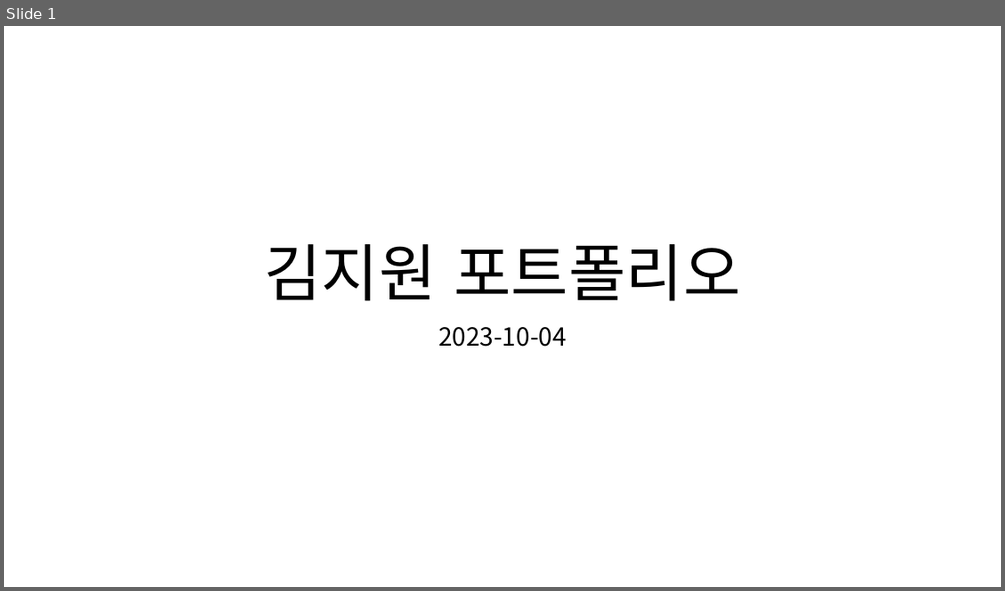
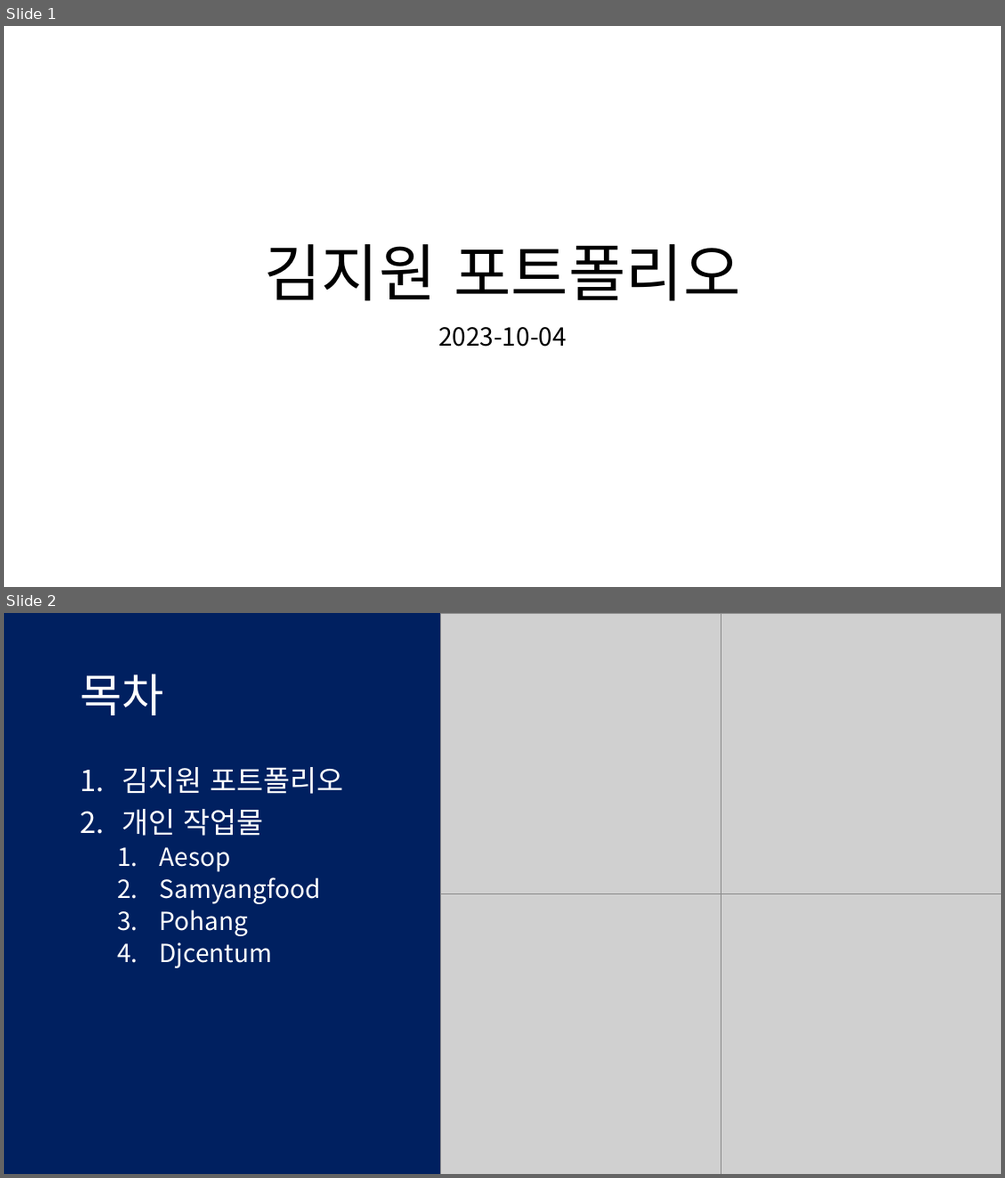
Before and after one commit to benibecan/---, a slide deck: 발표자료.pptx. Shown one above the other, each under a label of ours: slide 1 before the commit, slides 1 and 2 after it. The pictures are 1005x591 and 1005x1178 pixels, drawn with LibreOffice and Linux fonts; fonts in the diff are those of the drawing; grey boxes stand for pictures. Boxes give left, top, right and bottom in pixels: in the first picture for what was removed or moved away, otherwise in the second. Text is boxed around its words. In the diff, an @@ line names an element or a change of style, - is before the commit and + after.

```diff
--- a/발표자료.pptx
+++ b/발표자료.pptx
@@ slide 2 added at box(4, 613, 1001, 1174), background #FFFFFF @@
@@ rectangle added at box(4, 613, 440, 1174), fill #002060 @@
@@ picture added at box(440, 614, 720, 894) @@
@@ picture added at box(720, 614, 1001, 894) @@
@@ title added at box(80, 674, 163, 715), 44 pt, text #FFFFFF @@
+목차
@@ text added at box(122, 767, 344, 968), 24 pt, text #FFFFFF @@
+1. 김지원 포트폴리오
+2. 개인 작업물
+  1. Aesop
+  2. Samyangfood
+  3. Pohang
+  4. Djcentum
@@ picture added at box(440, 894, 720, 1174) @@
@@ picture added at box(720, 894, 1001, 1174) @@
```
Also in this commit, not shown: 4 slides changed, 3 other slides added, 8 other files.
